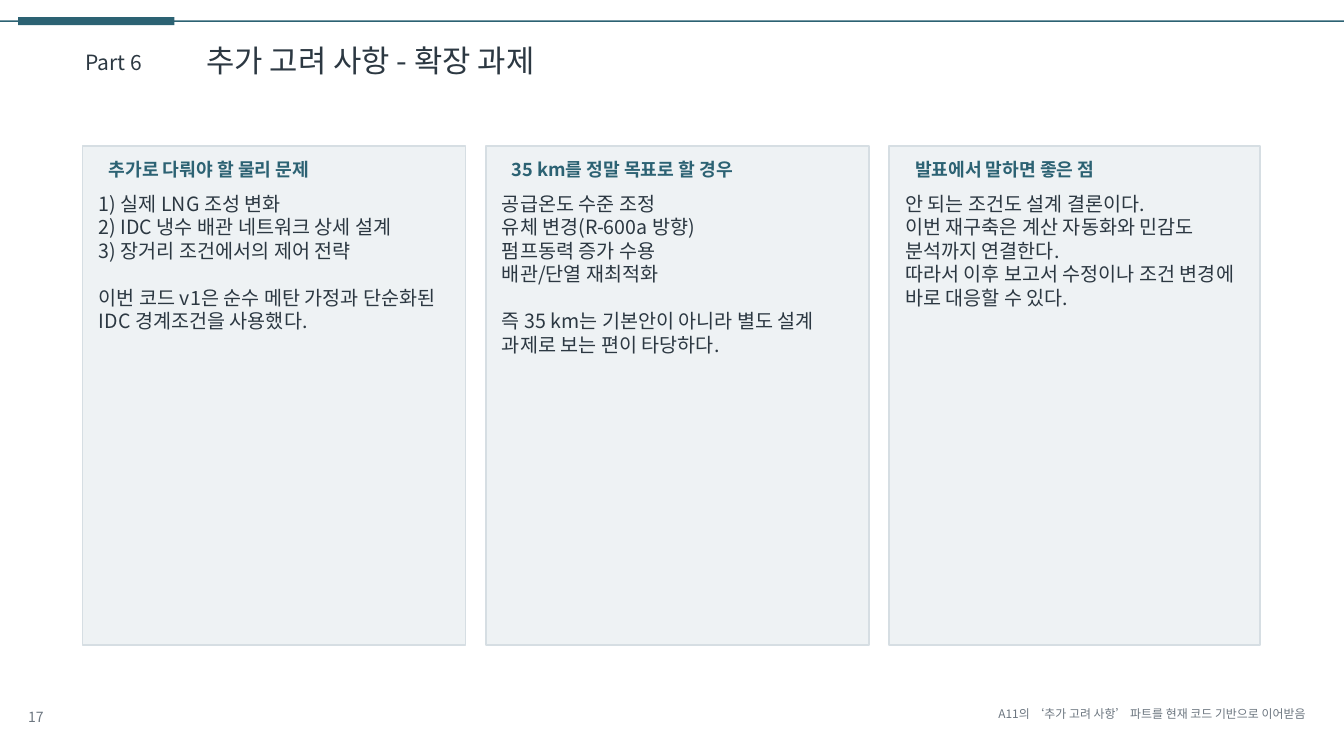
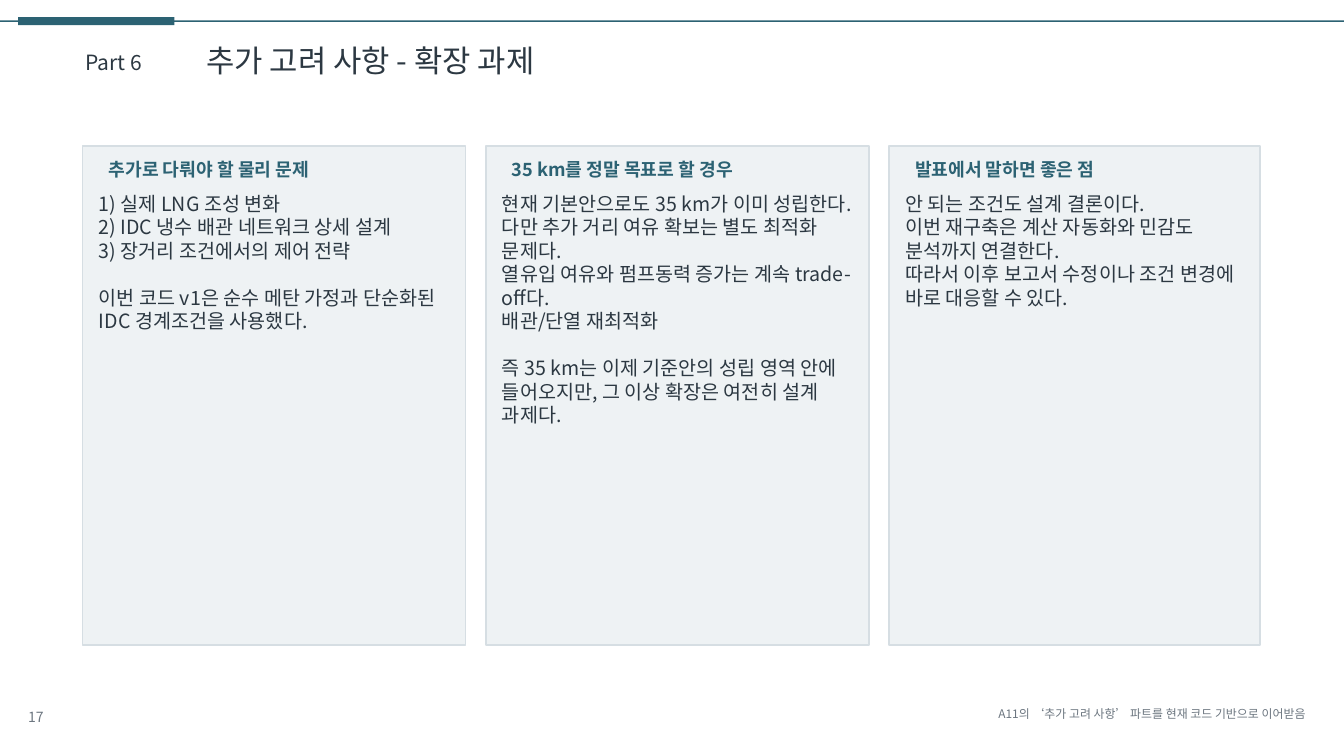
Before and after one commit to CuriousN006/lng-idc-design-study, a slide deck: slide 17 of deliverables/presentation_draft.pptx. Drawn at 1344x756 pixels with LibreOffice and Linux fonts; fonts in the diff are those of the drawing. Boxes give left, top, right and bottom in pixels: in the first picture for what was removed or moved away, otherwise in the second. Text is boxed around its words. In the diff, an @@ line names an element or a change of style, - is before the commit and + after.

```diff
--- a/deliverables/presentation_draft.pptx
+++ b/deliverables/presentation_draft.pptx
@@ text at [502, 194, 852, 307]: text changed @@
-공급온도 수준 조정
-유체 변경(R-600a 방향)
-펌프동력 증가 수용
+현재 기본안으로도 35 km가 이미 성립한다.
+다만 추가 거리 여유 확보는 별도 최적화 문제다.
+열유입 여유와 펌프동력 증가는 계속 trade-off다.
@@ text at [502, 358, 837, 424]: text changed @@
-즉 35 km는 기본안이 아니라 별도 설계 과제로 보는 편이 타당하다.
+즉 35 km는 이제 기준안의 성립 영역 안에 들어오지만, 그 이상 확장은 여전히 설계 과제다.
```
Also in this commit, not shown: 9 other slides changed, 16 other files.
